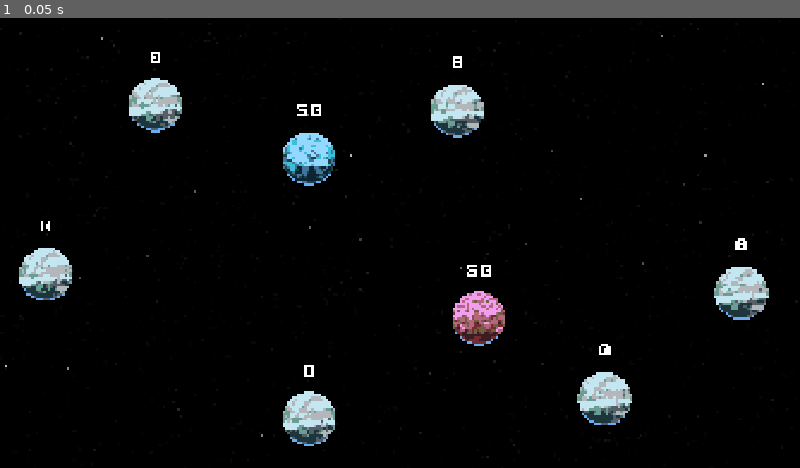
Above: before the commit, frame 1.
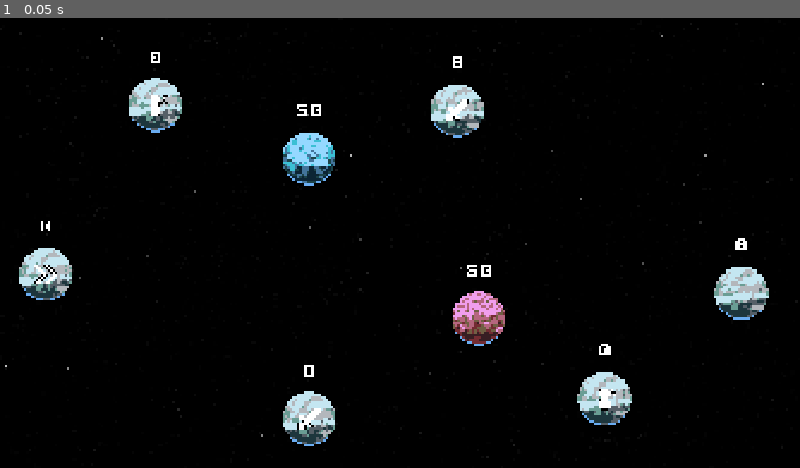
Above: after the commit, the same moment.

Repository: ClemiDouce/cell-capture-game
Game: Godot game, scene res://screen/game_screen/game_screen.tscn
Two runs of this game, one before a commit and one after it. Both use one fixed random seed, a clock stepped at 60 frames per second and the inputs below.
Inputs:
- Up to frame 1 (0.05 s): no input

The runs differ from the first frame. In frame 1, 0.3% of the frame differs, in the area x 4-77%, y 17-92%.

Commit message:
add planet type

Diff:
--- a/assets/shaders/outline_shader.tres
+++ b/assets/shaders/outline_shader.tres
@@ -5,6 +5,8 @@
 [resource]
 resource_local_to_scene = true
 shader = ExtResource("1_y4wy1")
-shader_parameter/allow_out_of_bounds = true
-shader_parameter/outline_thickness = 4.0
-shader_parameter/outline_color = Color(1, 1, 1, 1)
+shader_parameter/color = Color(0, 0, 0, 1)
+shader_parameter/width = 1.0000000475
+shader_parameter/pattern = 2
+shader_parameter/inside = true
+shader_parameter/add_margins = true
--- a/content/cell/base_cell.gd
+++ b/content/cell/base_cell.gd
@@ -1,8 +1,8 @@
-@tool
 class_name BaseCell extends Area2D
 
 @onready var unit_count_label: Label = %UnitCountLabel
 @onready var cell_sprite: Sprite2D = %CellSprite
+@onready var cell_type_icon: Sprite2D = %TypeIcon
 
 const SPACE_SHIP = preload("uid://bphm3wyo54ao7")
 const EXPLOSION_EFFECT = preload("uid://bvxeobvnj5c3f")
@@ -17,8 +17,8 @@
 @export var generation_delay := 0.3
 @export var max_unit := 50
 @export var cell_type : CellType
+
 var generation_time := 0.
-var current_attack : AttackData
 
 var selected := false:
 	set = set_selected
@@ -35,6 +35,8 @@
 func _ready() -> void:
 	set_team_color()
 	unit_count = initial_unit_count
+	if cell_type:
+		setup_cell_type(cell_type)
 
 func _process(delta: float) -> void:
 	if team == Enums.Team.NEUTRAL or unit_count >= max_unit:
@@ -42,6 +44,14 @@
 
 	generate_unit(delta)
 
+func setup_cell_type(new_type: CellType):
+	if new_type.cell_texture:
+		cell_type_icon.texture = new_type.cell_texture
+		cell_type_icon.show()
+	else:
+		cell_type_icon.hide()
+
+	generation_delay *= cell_type.production_speed_modifier
 
 func generate_unit(delta: float):
 	generation_time += delta
@@ -51,7 +61,7 @@
 
 func apply_attack(_team: Enums.Team, value: int):
 	if _team == team:
-		unit_count += value
+		unit_count += 1
 	else:
 		damage_count += 1
 		if damage_count % explosion_limit == 0:
@@ -70,13 +80,14 @@
 		self.global_position + (direction * radius_offset),
 		target.global_position - (direction * radius_offset),
 		target,
-		attack_value
+		attack_value,
+		cell_type.speed_modifier,
+		cell_type.attack_value
 	)
 	for i in attack_value:
 		var attack_ship = create_ship()
 		attack_ship.spawn_ship(attack_data)
 		await get_tree().create_timer(0.1).timeout
-	current_attack = attack_data
 	return attack_data
 
 # Setter / Getter
--- a/content/cell/base_cell.tscn
+++ b/content/cell/base_cell.tscn
@@ -1,8 +1,11 @@
-[gd_scene load_steps=6 format=3 uid="uid://hrfsowussn1h"]
+[gd_scene load_steps=9 format=3 uid="uid://hrfsowussn1h"]
 
 [ext_resource type="Script" uid="uid://dceh51bcnw38h" path="res://content/cell/base_cell.gd" id="1_i4wf0"]
 [ext_resource type="FontFile" uid="uid://b35vo7gmv46pk" path="res://assets/font/Pixel_Promise_Monospaced.ttf" id="2_143sp"]
 [ext_resource type="Texture2D" uid="uid://2xexlganm6fl" path="res://assets/art/planets/big_planets.png" id="2_g4qp5"]
+[ext_resource type="Resource" uid="uid://lt2ee88dhv2b" path="res://data/cell_type/classic_cell.tres" id="2_kmekc"]
+[ext_resource type="Material" uid="uid://c20of8ktqtn3f" path="res://assets/shaders/outline_shader.tres" id="4_g4qp5"]
+[ext_resource type="Texture2D" uid="uid://b3h0c14fq3dy3" path="res://assets/art/icons/sword.png" id="5_kmekc"]
 
 [sub_resource type="CircleShape2D" id="CircleShape2D_m6jp3"]
 radius = 64.070274
@@ -16,6 +19,7 @@
 collision_mask = 0
 script = ExtResource("1_i4wf0")
 generation_delay = 1.0
+cell_type = ExtResource("2_kmekc")
 
 [node name="CellSprite" type="Sprite2D" parent="."]
 unique_name_in_owner = true
@@ -41,3 +45,10 @@
 text = "0"
 label_settings = SubResource("LabelSettings_i4wf0")
 horizontal_alignment = 1
+
+[node name="TypeIcon" type="Sprite2D" parent="."]
+unique_name_in_owner = true
+visible = false
+texture_filter = 1
+material = ExtResource("4_g4qp5")
+texture = ExtResource("5_kmekc")
--- a/content/spaceships/space_ship.gd
+++ b/content/spaceships/space_ship.gd
@@ -6,6 +6,7 @@
 var launched := false
 
 var speed: float = 120.
+var damage : int = 1
 var spawn_offset : float = 30.
 var attack_offset : Vector2
 
@@ -13,6 +14,8 @@
 	var direction = data.start_position.direction_to(data.end_position)
 	self.global_rotation = direction.angle()
 	attack_data = data
+	speed *= attack_data.speed_modifier
+	damage = attack_data.damage
 	attack_offset = Vector2(
 		randf_range(-spawn_offset, spawn_offset),
 		randf_range(-spawn_offset, spawn_offset)
@@ -42,4 +45,4 @@
 	land_tween.tween_property(self, "global_position", target_pos + offset, 1)
 	land_tween.tween_property(self, "scale", Vector2.ZERO, 1)
 	await land_tween.finished
-	attack_data.target.apply_attack(Enums.Team.ALLY, 1)
+	attack_data.target.apply_attack(Enums.Team.ALLY, damage)
--- a/data/cell_type/cell_type.gd
+++ b/data/cell_type/cell_type.gd
@@ -1,5 +1,7 @@
 class_name CellType extends Resource
 
 @export var cell_texture : Texture2D
-@export var generation_bonus : int
-@export var strength_bonus : int
+@export var production_speed_modifier : float = 1.
+@export var attack_value : int = 1
+@export var speed_modifier: float = 1.
+@export var defense_modifier: float = 1.
--- /dev/null
+++ b/data/cell_type/defense_cell.tres
@@ -0,0 +1,12 @@
+[gd_resource type="Resource" script_class="CellType" load_steps=3 format=3 uid="uid://43siqfo0qktl"]
+
+[ext_resource type="Script" uid="uid://df7ph7v6reuxt" path="res://data/cell_type/cell_type.gd" id="1_8xa0q"]
+[ext_resource type="Texture2D" uid="uid://cgulw6yebt40t" path="res://assets/art/icons/shield.png" id="1_xn050"]
+
+[resource]
+script = ExtResource("1_8xa0q")
+cell_texture = ExtResource("1_xn050")
+production_speed_modifier = 0.0
+speed_modifier = 0.9
+defense_modifier = 1.5
+metadata/_custom_type_script = "uid://df7ph7v6reuxt"
--- a/data/cell_type/factory_cell.tres
+++ b/data/cell_type/factory_cell.tres
@@ -1,9 +1,11 @@
-[gd_resource type="Resource" script_class="CellType" load_steps=2 format=3 uid="uid://bw1oo8mdy7ora"]
+[gd_resource type="Resource" script_class="CellType" load_steps=3 format=3 uid="uid://bw1oo8mdy7ora"]
 
 [ext_resource type="Script" uid="uid://df7ph7v6reuxt" path="res://data/cell_type/cell_type.gd" id="1_qlyqi"]
+[ext_resource type="Texture2D" uid="uid://b8smr8dykofe6" path="res://assets/art/icons/pop_grow.png" id="1_s7m18"]
 
 [resource]
 script = ExtResource("1_qlyqi")
-generation_bonus = 2
-strength_bonus = 1
+cell_texture = ExtResource("1_s7m18")
+production_speed_modifier = 0.5
+defense_modifier = 0.5
 metadata/_custom_type_script = "uid://df7ph7v6reuxt"
--- /dev/null
+++ b/data/cell_type/speed_cell.tres
@@ -0,0 +1,12 @@
+[gd_resource type="Resource" script_class="CellType" load_steps=3 format=3 uid="uid://bycevfg2ro00q"]
+
+[ext_resource type="Texture2D" uid="uid://c0vq6h72w03t0" path="res://assets/art/icons/speed.png" id="1_ypjdu"]
+[ext_resource type="Script" uid="uid://df7ph7v6reuxt" path="res://data/cell_type/cell_type.gd" id="1_yvbxp"]
+
+[resource]
+script = ExtResource("1_yvbxp")
+cell_texture = ExtResource("1_ypjdu")
+production_speed_modifier = 1.2
+speed_modifier = 1.5
+defense_modifier = 0.9
+metadata/_custom_type_script = "uid://df7ph7v6reuxt"
--- a/data/cell_type/strength_cell.tres
+++ b/data/cell_type/strength_cell.tres
@@ -1,9 +1,13 @@
-[gd_resource type="Resource" script_class="CellType" load_steps=2 format=3 uid="uid://dlqncuk3kekwn"]
+[gd_resource type="Resource" script_class="CellType" load_steps=3 format=3 uid="uid://dlqncuk3kekwn"]
 
 [ext_resource type="Script" uid="uid://df7ph7v6reuxt" path="res://data/cell_type/cell_type.gd" id="1_6veh7"]
+[ext_resource type="Texture2D" uid="uid://b3h0c14fq3dy3" path="res://assets/art/icons/sword.png" id="1_jenp1"]
 
 [resource]
 script = ExtResource("1_6veh7")
-generation_bonus = 1
-strength_bonus = 2
+cell_texture = ExtResource("1_jenp1")
+production_speed_modifier = 1.3
+attack_value = 2
+speed_modifier = 0.5
+defense_modifier = 0.8
 metadata/_custom_type_script = "uid://df7ph7v6reuxt"
--- a/data/structure/attack_data.gd
+++ b/data/structure/attack_data.gd
@@ -4,9 +4,13 @@
 var end_position: Vector2
 var target : BaseCell
 var attack_count : int
+var damage : int
+var speed_modifier : float
 
-func _init(_start: Vector2, _end: Vector2, _target: BaseCell, _attack_count: int):
+func _init(_start: Vector2, _end: Vector2, _target: BaseCell, _attack_count: int, _speed_modifier: float, _damage: int):
 	start_position = _start
 	end_position = _end
 	target = _target
 	attack_count = _attack_count
+	speed_modifier = _speed_modifier
+	damage = _damage
--- a/screen/game_screen/game_screen.tscn
+++ b/screen/game_screen/game_screen.tscn
@@ -1,8 +1,11 @@
-[gd_scene load_steps=4 format=3 uid="uid://c63y7n8w5c5nr"]
+[gd_scene load_steps=7 format=3 uid="uid://c63y7n8w5c5nr"]
 
 [ext_resource type="Script" uid="uid://c08s6hcsu5j0g" path="res://screen/game_screen/game_screen.gd" id="1_8gjw2"]
 [ext_resource type="PackedScene" uid="uid://hrfsowussn1h" path="res://content/cell/base_cell.tscn" id="1_ul44q"]
 [ext_resource type="Texture2D" uid="uid://bv1aqad8y8iex" path="res://assets/art/background/Starfield_02-1024x1024.png" id="2_6cdt5"]
+[ext_resource type="Resource" uid="uid://dlqncuk3kekwn" path="res://data/cell_type/strength_cell.tres" id="4_nwk7e"]
+[ext_resource type="Resource" uid="uid://bw1oo8mdy7ora" path="res://data/cell_type/factory_cell.tres" id="4_urxse"]
+[ext_resource type="Resource" uid="uid://bycevfg2ro00q" path="res://data/cell_type/speed_cell.tres" id="5_03bka"]
 
 [node name="GameScreen" type="Node2D"]
 script = ExtResource("1_8gjw2")
@@ -19,15 +22,19 @@
 
 [node name="BaseCell" parent="." instance=ExtResource("1_ul44q")]
 position = Vector2(742, 962)
+cell_type = ExtResource("4_nwk7e")
 
 [node name="BaseCell7" parent="." instance=ExtResource("1_ul44q")]
 position = Vector2(110, 616)
+cell_type = ExtResource("5_03bka")
 
 [node name="BaseCell8" parent="." instance=ExtResource("1_ul44q")]
 position = Vector2(373, 209)
+cell_type = ExtResource("4_urxse")
 
 [node name="BaseCell6" parent="." instance=ExtResource("1_ul44q")]
 position = Vector2(1097, 222)
+cell_type = ExtResource("4_nwk7e")
 
 [node name="BaseCell2" parent="." instance=ExtResource("1_ul44q")]
 position = Vector2(1149, 721)
@@ -44,3 +51,4 @@
 
 [node name="BaseCell3" parent="." instance=ExtResource("1_ul44q")]
 position = Vector2(1451, 914)
+cell_type = ExtResource("4_urxse")
Binary file added: assets/art/icons/pop_grow.png
Not shown, added: assets/art/icons/pop_grow.png.import
Binary file added: assets/art/icons/shield.png
Not shown, added: assets/art/icons/shield.png.import
Binary file added: assets/art/icons/speed.png
Not shown, added: assets/art/icons/speed.png.import
Binary file added: assets/art/icons/sword.png
Not shown, added: assets/art/icons/sword.png.import
